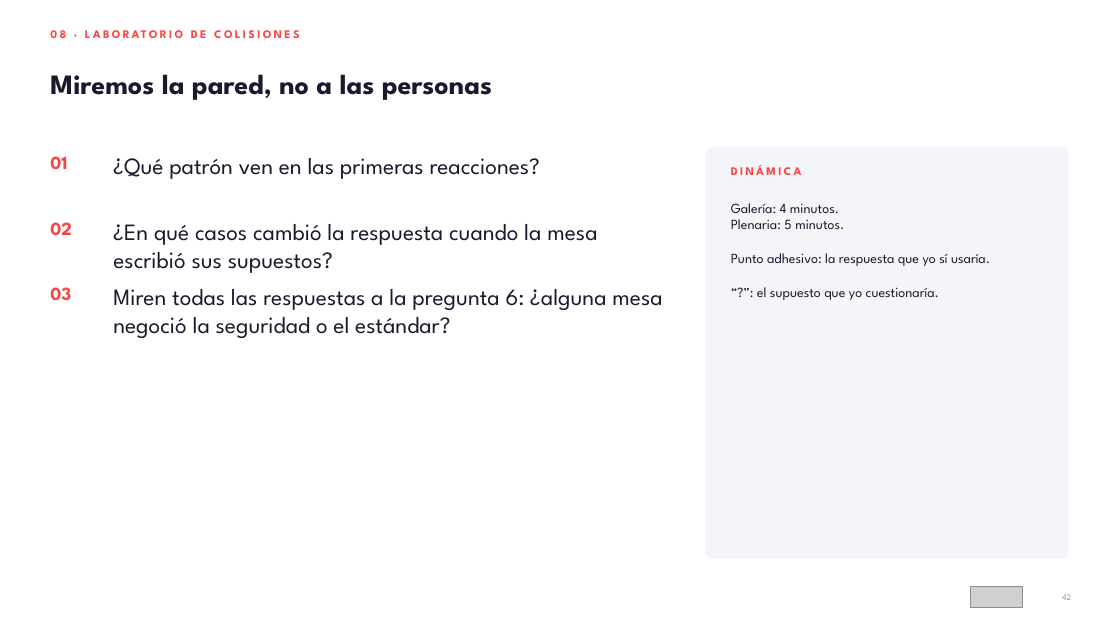
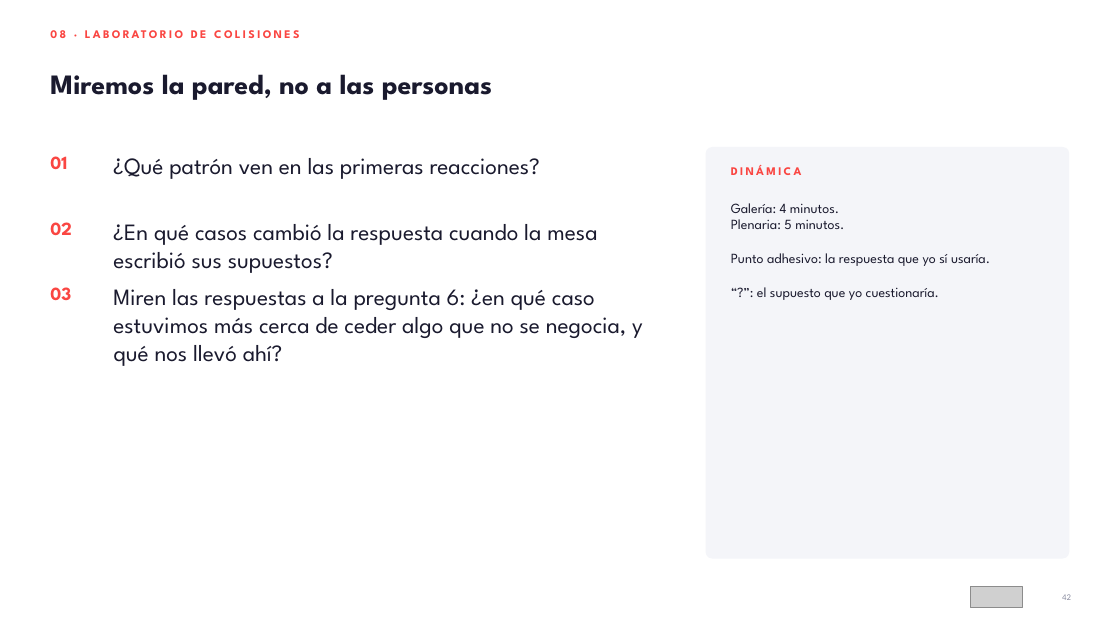
Before and after one commit to HRTrainingDevelopment/Training-and-Development-PROYECTS, a slide deck: slide 42 of workshop-liderazgo-intergeneracional/entregables/01_Deck_Liderar_entre_Generaciones_AMMX.pptx. Drawn at 1120x630 pixels with LibreOffice and Linux fonts; fonts in the diff are those of the drawing; grey boxes stand for pictures. Boxes give left, top, right and bottom in pixels: in the first picture for what was removed or moved away, otherwise in the second. Text is boxed around its words. In the diff, an @@ line names an element or a change of style, - is before the commit and + after.

```diff
--- a/workshop-liderazgo-intergeneracional/entregables/01_Deck_Liderar_entre_Generaciones_AMMX.pptx
+++ b/workshop-liderazgo-intergeneracional/entregables/01_Deck_Liderar_entre_Generaciones_AMMX.pptx
@@ text at box(113, 289, 643, 366): text changed @@
-Miren todas las respuestas a la pregunta 6: ¿alguna mesa negoció la seguridad o el estándar?
+Miren las respuestas a la pregunta 6: ¿en qué caso estuvimos más cerca de ceder algo que no se negocia, y qué nos llevó ahí?
```
Also in this commit, not shown: 21 other slides changed, 2 slides added, 32 other files.
